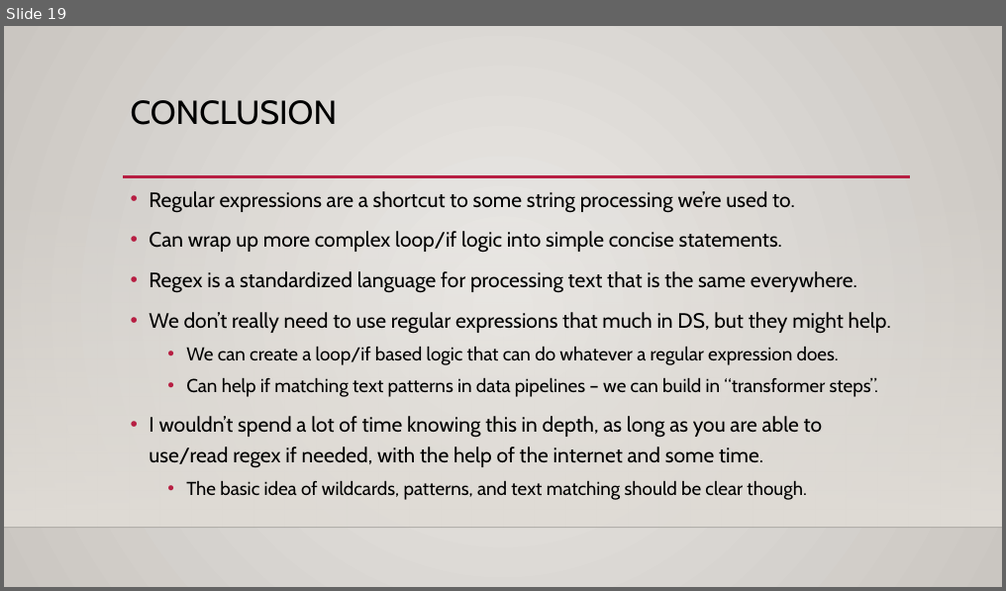
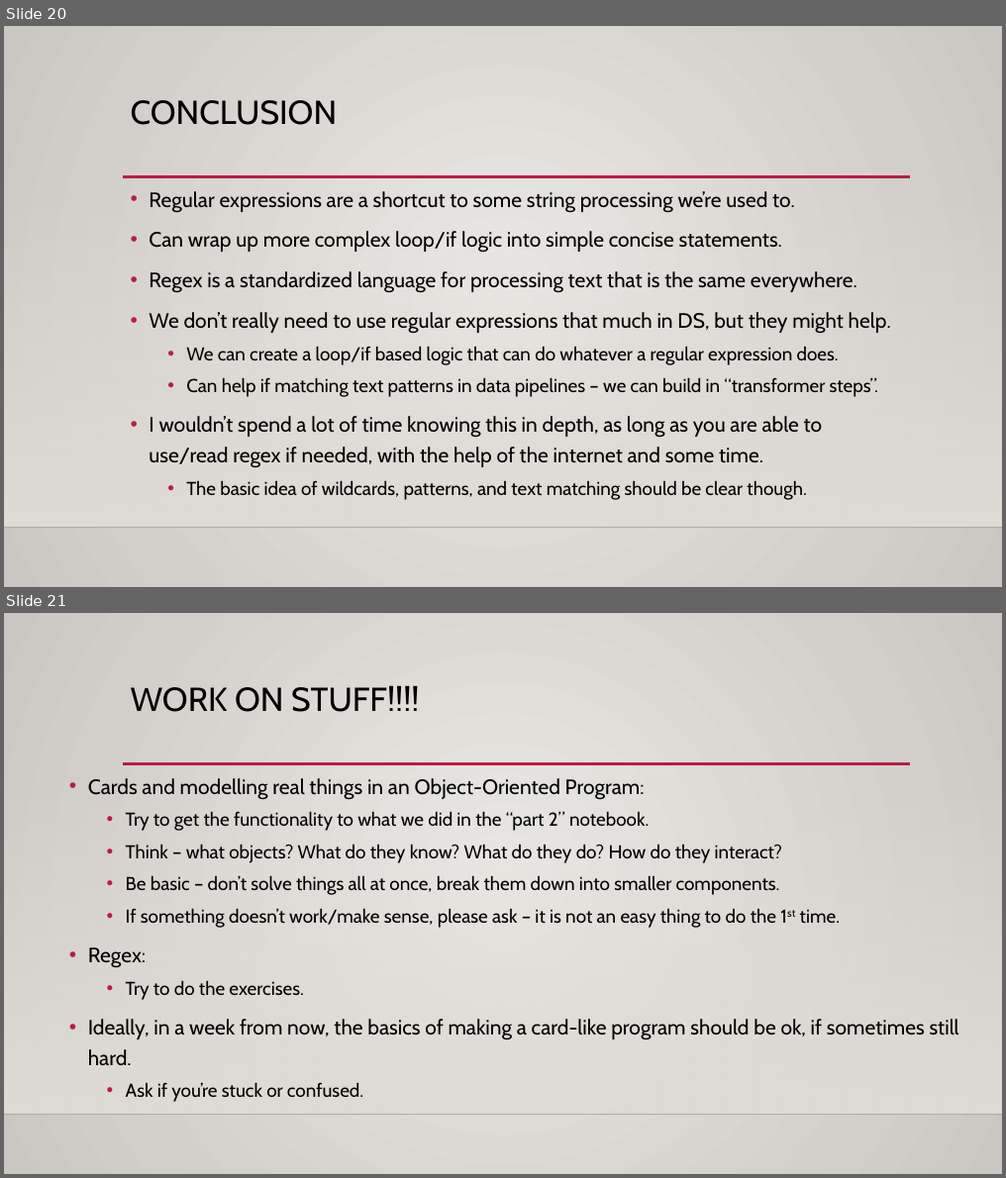
Before and after one commit to AkeemSemperDataScience/Programming_Basics_for_Machine_Learning_Students, a slide deck: reference_material/slides/020_regular_expressions.pptx. Shown one above the other, each under a label of ours: slide 19 before the commit, slides 20 and 21 after it. The pictures are 1006x591 and 1006x1178 pixels, drawn with LibreOffice and Linux fonts; fonts in the diff are those of the drawing; background and template pictures are left out. Boxes give left, top, right and bottom in pixels: in the first picture for what was removed or moved away, otherwise in the second. Text is boxed around its words. In the diff, an @@ line names an element or a change of style, - is before the commit and + after.

```diff
--- a/reference_material/slides/020_regular_expressions.pptx
+++ b/reference_material/slides/020_regular_expressions.pptx
@@ slide 21 added at <box>4,613,1002,1174</box>, background gradient #ECEAE7 to #CAC7C1; not listed: 3 template elements that a slide beside it also shows @@
@@ title added at <box>131,685,420,712</box>, 32 pt, text #000000 @@
+WORK ON STUFF!!!!
@@ text added at <box>88,778,959,1102</box>, 18 pt, text #000000 @@
+• Cards and modelling real things in an Object-Oriented Program:
+  • Try to get the functionality to what we did in the “part 2” notebook.
+  • Think – what objects? What do they know? What do they do? How do they interact?
+  • Be basic – don’t solve things all at once, break them down into smaller components.
+  • If something doesn’t work/make sense, please ask – it is not an easy thing to do the 1st time.
+• Regex:
+  • Try to do the exercises.
+• Ideally, in a week from now, the basics of making a card-like program should be ok, if sometimes still hard.
+  • Ask if you’re stuck or confused.
@@ what was slide 19 is now slide 20 @@
```
Also in this commit, not shown: 1 other slide added, 2 other files.
